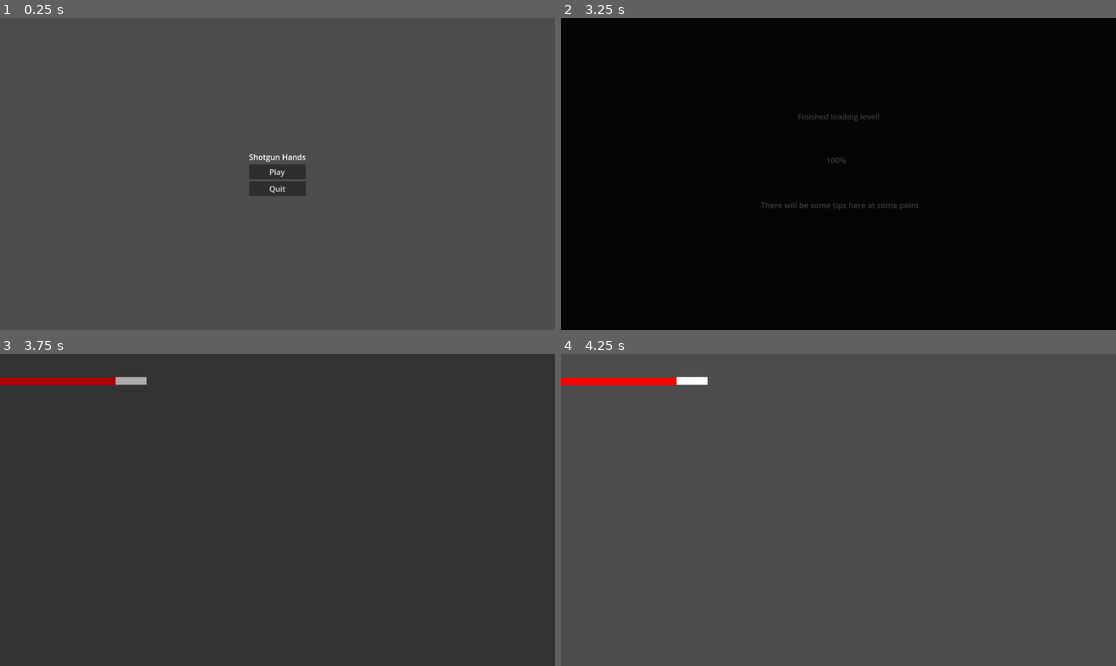
Above: before the commit, frames 1-4 (two rows, left to right).
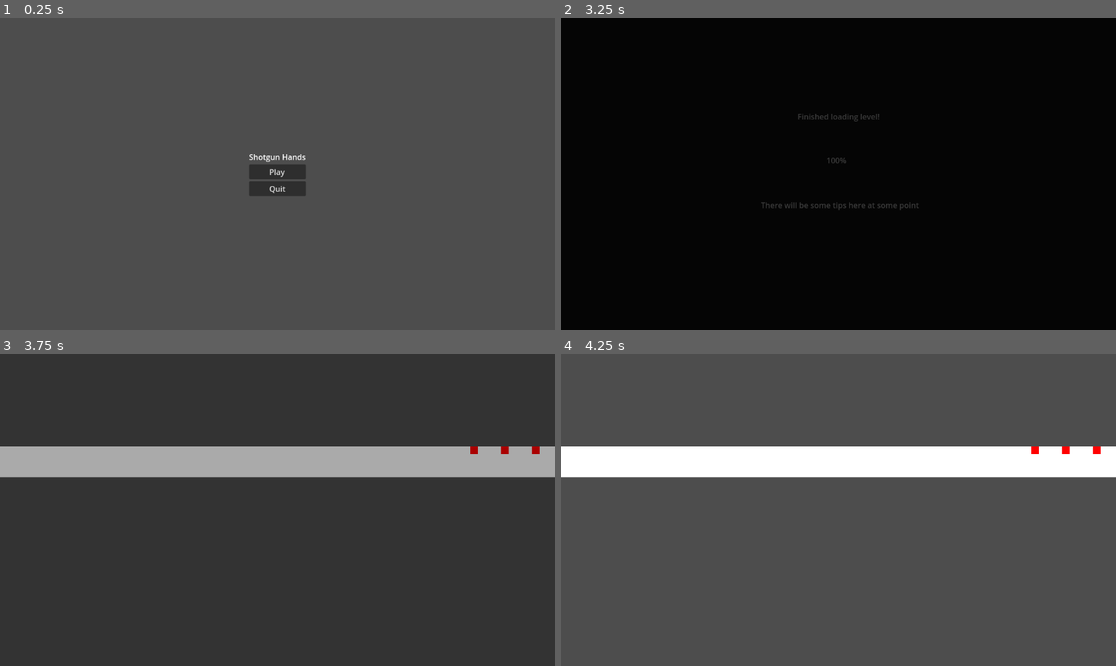
Above: after the commit, the same moments.

Repository: cruel-unusual-media/shotgun-hands
Game: Godot game, scene res://Menus-UI/menus/main_menu.tscn
Two runs of this game, one before a commit and one after it. Both use one fixed random seed, a clock stepped at 60 frames per second and the inputs below.
Inputs (mouse positions are in pixels of both pictures, inside the frame that each line leads up to):
- Up to frame 1 (0.25 s): no input
- Up to frame 2 (3.25 s): click "Play" at 0.5 s; click "Debug level" at 1.25 s; tap Enter (ui_accept) at 2, 2.27, 3.02 s; move the mouse to (960, 158) at 2.02 s; hold Right (ui_right) from 2.03 s (still down); click (960, 158) at 2.17 s; move the mouse to (727, 189) at 2.77 s
- Up to frame 3 (3.75 s): move the mouse to (333, 441) at 3.52 s; release Right (ui_right) at 3.53 s; hold Left (ui_left) from 3.53 s (still down)
- Up to frame 4 (4.25 s): keep holding Left (ui_left)

Frames 1-2 are identical in both runs. In frame 3, 11% of the frame differs, in the area x 0-100%, y 7-40%; in frame 4, 11%.
Error in both runs: Attempt to call function 'initialize_level' in base 'null instance' on a null instance. (res://Globals/Scripts/LevelManager.gd:39)

Commit message:
update debug tileset

Diff:
--- a/Tilesets/Resources/debug.tres
+++ b/Tilesets/Resources/debug.tres
@@ -4,10 +4,11 @@
 
 [sub_resource type="TileSetAtlasSource" id="TileSetAtlasSource_e1gye"]
 texture = ExtResource("1_fgg87")
+texture_region_size = Vector2i(64, 64)
 0:0/0 = 0
-0:0/0/physics_layer_0/polygon_0/points = PackedVector2Array(8, -8, 8, 8, -8, 8, -8, -8)
+0:0/0/physics_layer_0/polygon_0/points = PackedVector2Array(-32, -32, 32, -32, 32, 32, -32, 32)
 1:0/0 = 0
-1:0/0/physics_layer_0/polygon_0/points = PackedVector2Array(8, -8, 8, 8, -8, 8, -8, -8)
+1:0/0/physics_layer_0/polygon_0/points = PackedVector2Array(-32, -32, 32, -32, 32, 32, -32, 32)
 2:0/0 = 0
 2:0/0/physics_layer_0/polygon_0/points = PackedVector2Array(-8, -8, 8, 8, -8, 8)
 3:0/0 = 0
@@ -75,5 +76,6 @@
 7:7/0 = 0
 
 [resource]
+tile_size = Vector2i(64, 64)
 physics_layer_0/collision_layer = 1
 sources/0 = SubResource("TileSetAtlasSource_e1gye")
